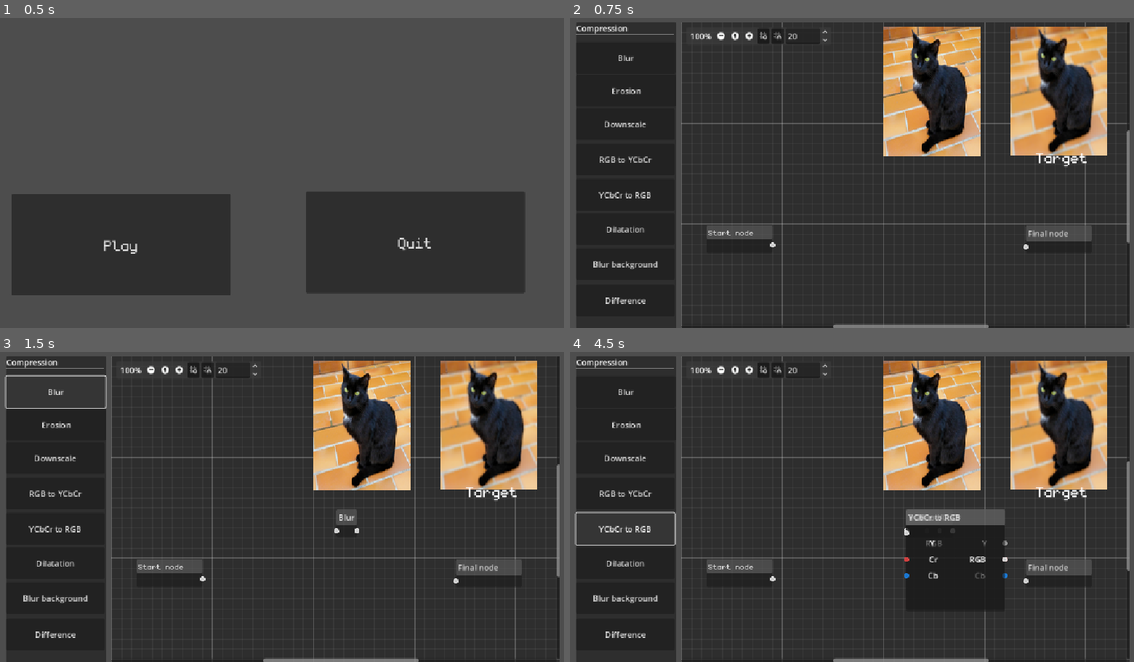
Above: before the commit, frames 1-4 (two rows, left to right).
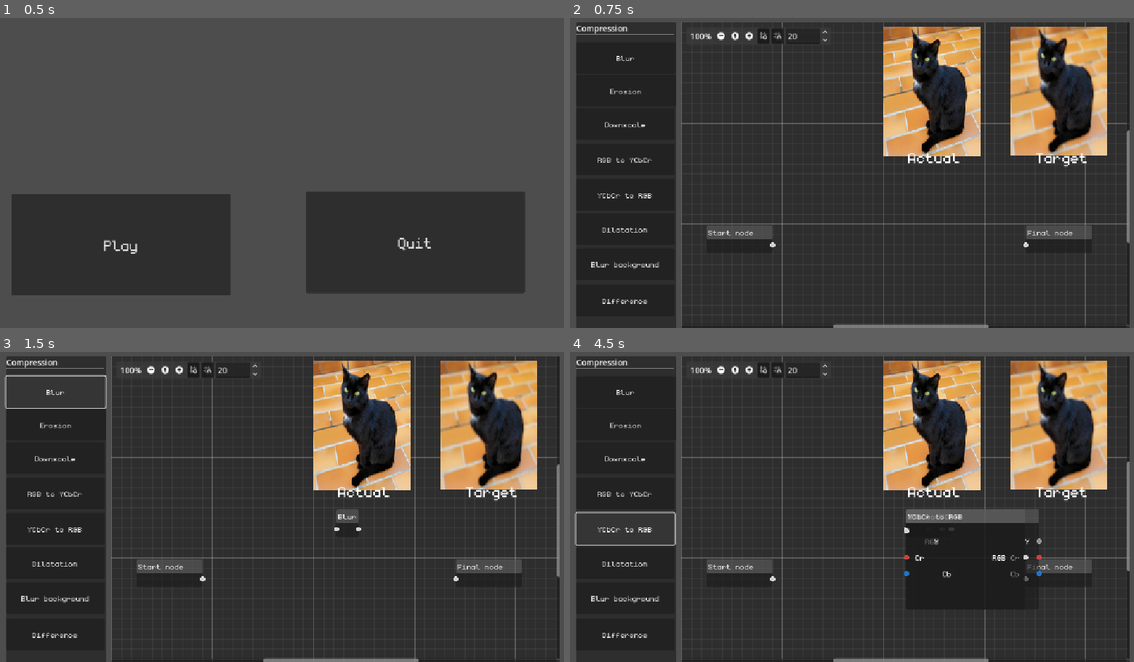
Above: after the commit, the same moments.

Repository: Akkuun/PixOp
Game: Godot game, scene res://Scenes/menu.tscn
Two runs of this game, one before a commit and one after it. Both use one fixed random seed, a clock stepped at 60 frames per second and the inputs below.
Inputs:
- Up to frame 1 (0.5 s): no input
- Up to frame 2 (0.75 s): click "Play" at 0.5 s
- Up to frame 3 (1.5 s): click "Blur" at 1.25 s
- Up to frame 4 (4.5 s): click "Erosion" at 2 s; click "Downscale" at 2.75 s; click "RGB to YCbCr" at 3.5 s; click "YCbCr to RGB" at 4.25 s

Frame 1 is identical in both runs. In frame 2, 1.1% of the frame differs, in the area x 3-93%, y 11-93%; in frame 3, 1.2%; in frame 4, 2.2%, in the area x 3-100%, y 11-93%.

Commit message:
¨themeAppliedtoAll¨

Diff:
--- a/Scenes/mainScene2D.tscn
+++ b/Scenes/mainScene2D.tscn
@@ -205,6 +205,16 @@
 theme_override_font_sizes/normal_font_size = 46
 text = "Target"
 
+[node name="RichTextLabel2" type="RichTextLabel" parent="Control/HSplitContainer/GraphEdit"]
+layout_mode = 0
+offset_left = 448.89
+offset_top = 248.0
+offset_right = 612.89
+offset_bottom = 285.0
+theme_override_fonts/normal_font = ExtResource("3_1jf4g")
+theme_override_font_sizes/normal_font_size = 46
+text = "Actual"
+
 [node name="Control" type="Control" parent="Control/HSplitContainer/GraphEdit"]
 anchors_preset = 0
 offset_right = 40.0
@@ -226,4 +236,5 @@
 offset_right = 179.89001
 offset_bottom = 457.0
 mouse_filter = 1
+theme = ExtResource("1_sjd8l")
 position_offset = Vector2(48.89, 402)
--- a/prefab/Graph/Nodes/node_compression.tscn
+++ b/prefab/Graph/Nodes/node_compression.tscn
@@ -1,8 +1,11 @@
-[gd_scene format=3 uid="uid://bkhwcx8kk7q67"]
+[gd_scene load_steps=2 format=3 uid="uid://bkhwcx8kk7q67"]
+
+[ext_resource type="Theme" uid="uid://bdb2cay1qkpj8" path="res://ressources/Theme/NodeTheme.tres" id="1_grekq"]
 
 [node name="GraphNode" type="GraphNode" groups=["custom_nodes"]]
 offset_right = 153.0
 offset_bottom = 120.0
+theme = ExtResource("1_grekq")
 title = "Compression"
 slot/0/left_enabled = true
 slot/0/left_type = 0
--- a/ressources/Theme/NodeTheme.tres
+++ b/ressources/Theme/NodeTheme.tres
@@ -1,3 +1,7 @@
-[gd_resource type="Theme" format=3 uid="uid://bdb2cay1qkpj8"]
+[gd_resource type="Theme" load_steps=2 format=3 uid="uid://bdb2cay1qkpj8"]
+
+[ext_resource type="FontFile" uid="uid://dc8rsxt6lcet6" path="res://ressources/font/monogram.ttf" id="1_ydp10"]
 
 [resource]
+default_font = ExtResource("1_ydp10")
+default_font_size = 24
